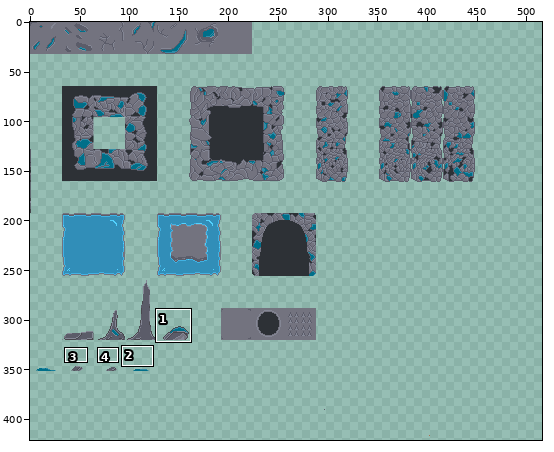
Edited in one commit: pixel-art file (assets/tilesets/tilesets-1.aseprite). Above: a wide view before the commit, with the close-up outlined.
Close-up. Before the commit:
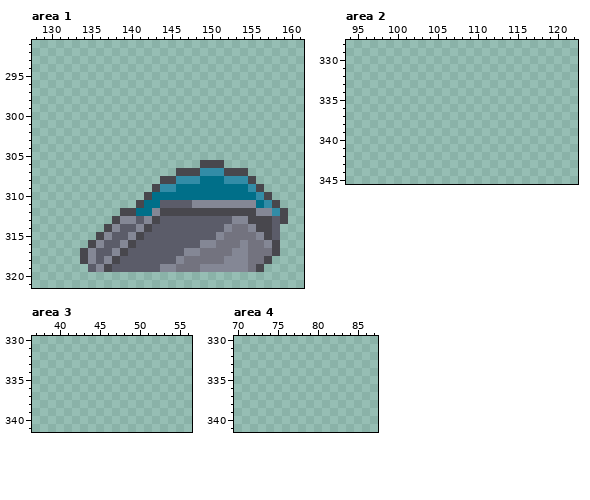
527x527 pixels, 1 frame. Colours within 5 levels of each other are drawn and written as one. Shown: area 1: x 128..161, y 291..321; area 2: x 94..122, y 328..345; area 3: x 37..56, y 330..341; area 4: x 70..87, y 330..341. The wide view leaves out empty margins. The commit also changed other parts of the picture, which this record leaves out.
And afterwards:
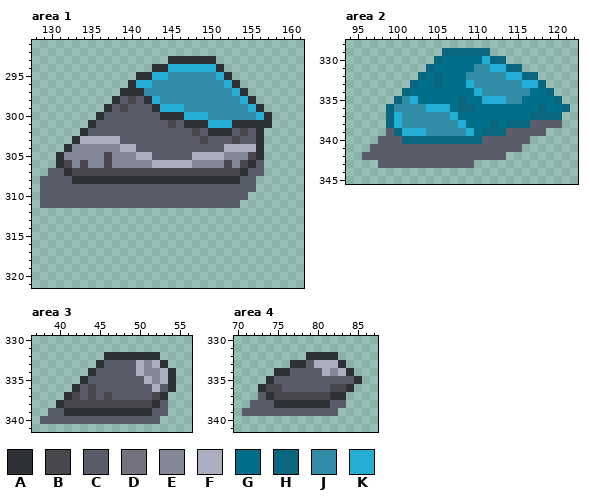
Palette (. is transparent): A #2d3136  B #48474d  C #5b5c69  D #73737f  E #848795  F #abaebe  G #006f89  H #0b667f  J #328ca7  K #24aed6
Edits made:
Area 1:
y 293: x 145..150 ...... -> AAAAAA
y 294: x 143..151 ......... -> AAKKKKKKA
y 295: x 141..152 ............ -> AAKKJJJJJJKA
y 296: x 140..153 .............. -> AKKJJJJJJJJJKA
y 297: x 139..154 ................ -> AAAJJJJJJJJJJJKA
y 298: x 138..155 .................. -> ACBCAKJJJJJJJJJJKA
y 299: x 137..156 .................... -> ACBCCCAKKKJJJJJJJJKA
y 300: x 136..157 ...................... -> ACCCCCCCAAAKKKJJJJJJKA
y 301: x 135..157 ....................... -> ACCCCCCCCCBCAAAKKKAAAAA
y 302: x 134..156 ....................... -> ACCCCCCCCCCCCCBCAAACBCA
y 303: x 133..156 ........................ -> AFFFFFCCCCCCCCCCBCCCBCCA
y 304: x 132..156 ......................... -> AEEEEEEFFCCCCCCCCCCCFFFFA
y 305: x 131..156 .......................... -> AEEEEEBEEEFFCCCCCFFFFEEEBA
y 306: x 131..156 ..................BBB..... -> ABEBEEBEEEEEFFFFFEEEEBEBAC
y 307: x 130..145 ................ -> CCABBBBBBBBBBBBB; x 149..151 JJJ -> BBB; x 154..156 B.. -> ACC
y 308: x 129..155 ...............BBJJJGGGJJJB -> CCCCAAAAAAAAAAAAAAAAAAAAACC
y 309: x 129..156 ..............BJJGGGGGGGGGJB -> CCCCCCCCCCCCCCCCCCCCCCCCCCC.
y 310: x 129..157 .............BGGGGGGGGGGGGGJB -> CCCCCCCCCCCCCCCCCCCCCCCCCC...
y 311: x 129..143 ............BGG -> CCCCCCCCCCCCCCC; x 148..158 EEEEEEEEGJB -> CCCCCC.....
y 312: x 139..159 BBGGEBBBBBBBBBBBBEEJB -> .....................
y 313: x 138..159 BEECEBCCCCCCCCCEEBBBCB -> ......................
y 314: x 137..158 BECCEBCCCCCCCCCEDDEBBC -> ......................
y 315: x 136..158 BECCEBCCCCCCCCCEDDDDEBC -> .......................
y 316: x 135..158 BECCEBCCCCCCCCEEDDDEDDEB -> ........................
y 317: x 134..158 BECCEBCCCCCCCEEDDDDEEDDDB -> .........................
y 318: x 134..157 BECEBCCCCCCCEDDDDDEEEDDB -> ........................
y 319: x 135..156 CEBCCCCCCEEDDDEEEEEEDB -> ......................
Area 2:
y 329: x 106..111 ...... -> HHHHHH
y 330: x 105..113 ......... -> HGGGGGKHH
y 331: x 104..115 ............ -> HGGGGGJJKKHH
y 332: x 103..117 ............... -> HGHGGGJJJJJKKHH
y 333: x 102..118 ................. -> HGGHGGGKJJJJJJKKH
y 334: x 101..119 ................... -> HGGGGGGGGKJJJJJJGGH
y 335: x 100..120 ..................... -> HJKGGGGGHGGKKKJJGGGGH
y 336: x 99..121 ....................... -> HJJJJKKKGHHGGGGGGGGHGGH
y 337: x 99..120 ...................... -> HKJJJJJJKGGGGGGGGGHHHH
y 338: x 99..120 ...................... -> HKJJJJJJJKGGGHGHHHCCCC
y 339: x 99..118 .................... -> CHKKKJJJJJKGHHHCCCCC
y 340: x 98..116 ................... -> CCCHHHHHHHHHHCCCCCC
y 341: x 97..115 ................... -> CCCCCCCCCCCCCCCCCCC
y 342: x 96..113 .................. -> CCCCCCCCCCCCCCCCCC
y 343: x 98..109 ............ -> CCCCCCCCCCCC
Area 3:
y 332: x 46..52 ....... -> AAAAAAA
y 333: x 45..53 ......... -> ACCCCFEFA
y 334: x 44..54 ........... -> ACCCCCFEEFA
y 335: x 43..54 ............ -> ACCCCCCCFEFA
y 336: x 42..54 ............. -> ACBCCCCCCCFCA
y 337: x 41..53 ............. -> ABCBCBCCCCCBA
y 338: x 40..53 .............. -> ABBBBBBBBBBBAC
y 339: x 39..53 ............... -> CCAAAAAAAAAAACC
y 340: x 38..52 ............... -> CCCCCCCCCCCCCCC
Area 4:
y 332: x 79..82 .... -> AAAA
y 333: x 77..83 ....... -> AACFFFA
y 334: x 75..84 .......... -> AACCCCFEFA
y 335: x 74..85 ............ -> ACCCCCCCCCCA
y 336: x 73..84 ............ -> ABBCCCCCCBBA
y 337: x 73..83 ........... -> CABBBBBBBAA
y 338: x 72..83 ............ -> CCCAAAAAAACC
y 339: x 71..82 ............ -> CCCCCCCCCCCC
Boxes around the changes in both close-ups, in picture pixels (x1, y1, x2, y2):
changed: (40, 56, 288, 272)
added: (362, 48, 570, 168)
added: (40, 352, 176, 424)
added: (242, 352, 362, 416)
